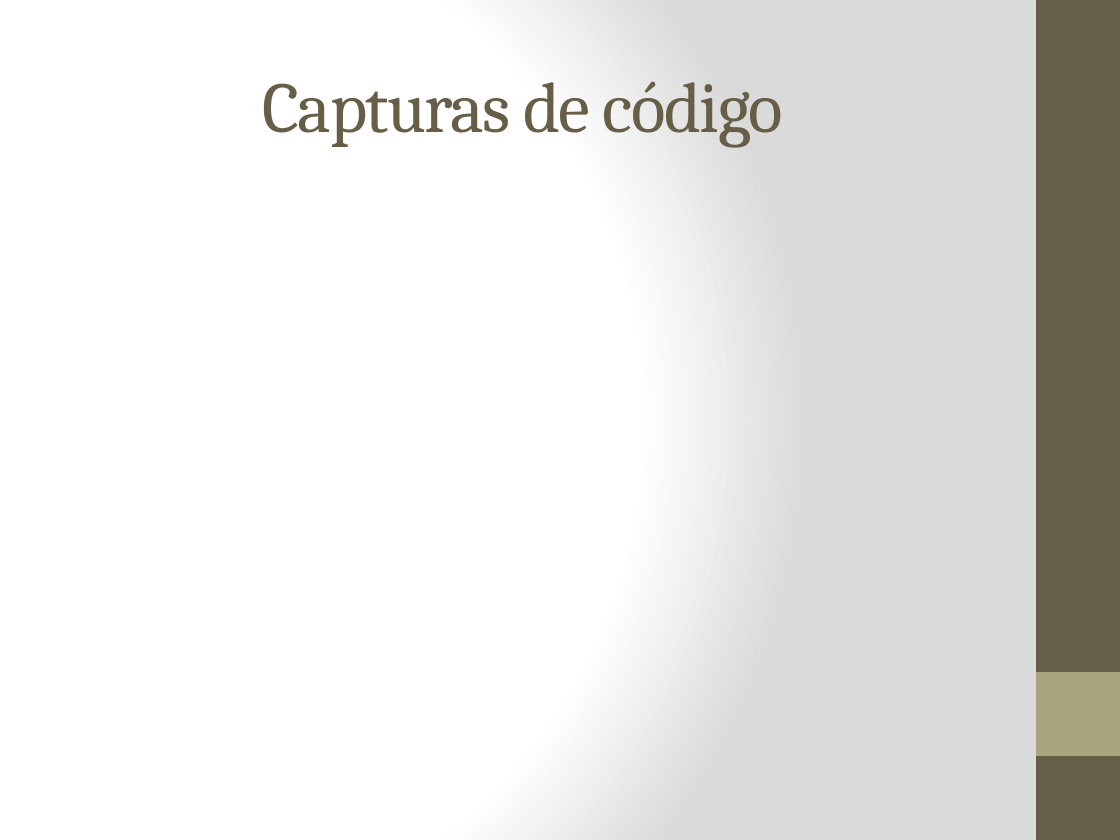
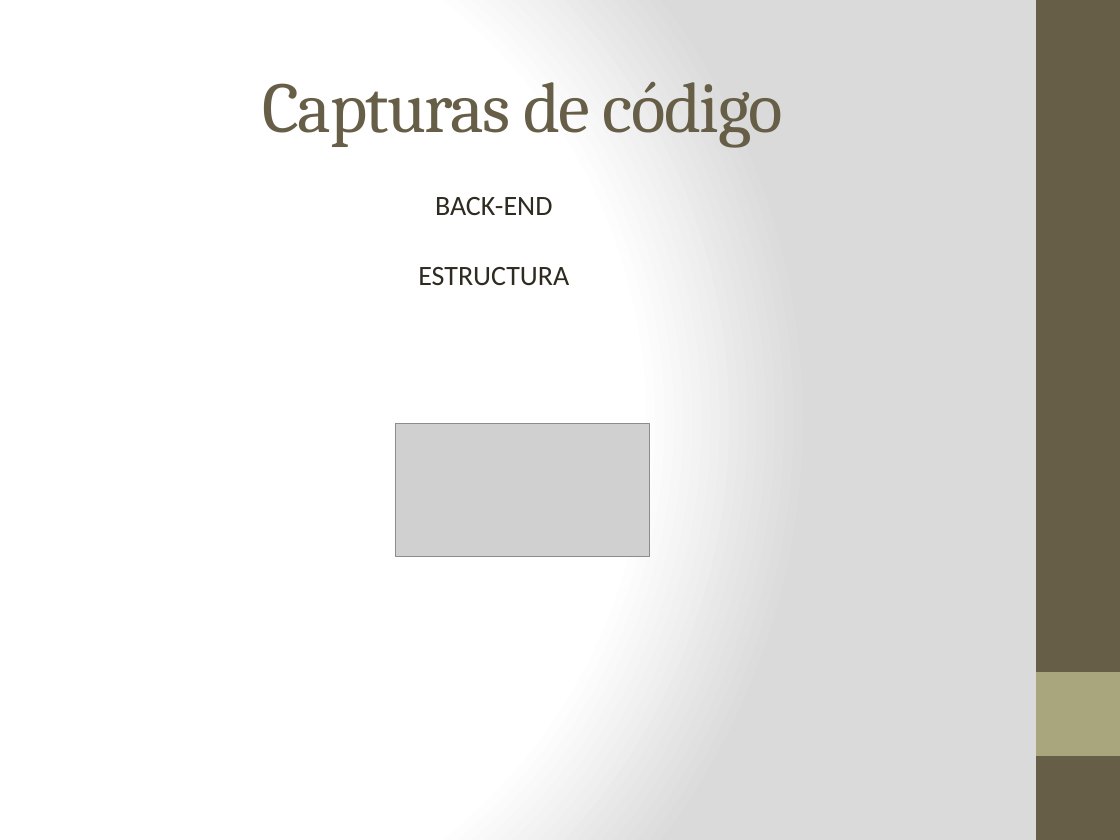
Before and after one commit to diegoozky/TFG, a slide deck: slide 8 of TFG-FIVE STAR.pptx. Drawn at 1120x840 pixels with LibreOffice and Linux fonts; fonts in the diff are those of the drawing; grey boxes stand for pictures. Boxes give left, top, right and bottom in pixels: in the first picture for what was removed or moved away, otherwise in the second. Text is boxed around its words. In the diff, an @@ line names an element or a change of style, - is before the commit and + after.

```diff
--- a/TFG-FIVE STAR.pptx
+++ b/TFG-FIVE STAR.pptx
@@ text added at [435, 197, 552, 215], 18 pt, text #2F2B20 @@
+BACK-END
@@ text added at [418, 267, 569, 285], 18 pt, text #2F2B20 @@
+ESTRUCTURA
@@ picture added at [395, 423, 650, 557] @@
```
Also in this commit, not shown: 21 slides added, 27 other files.
